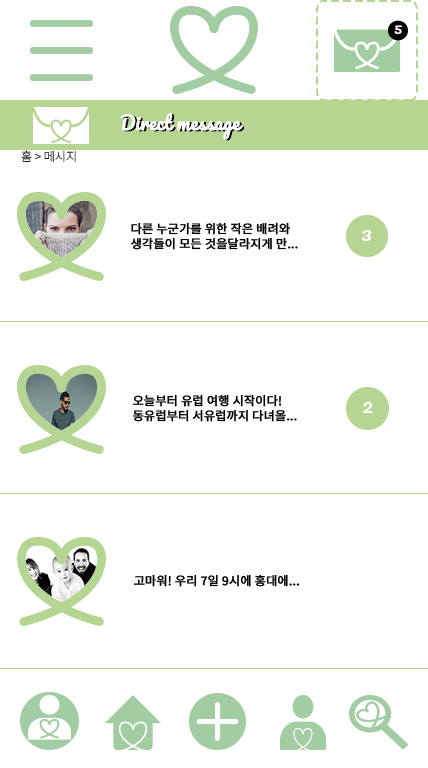
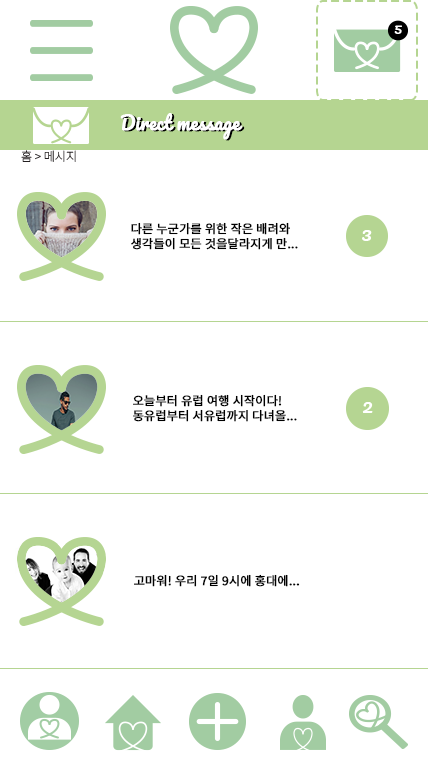
Layered file, before and after one edit (428×768). Changes by layer:
pixels changed over [131, 222, 300, 587] (layer not identified)
